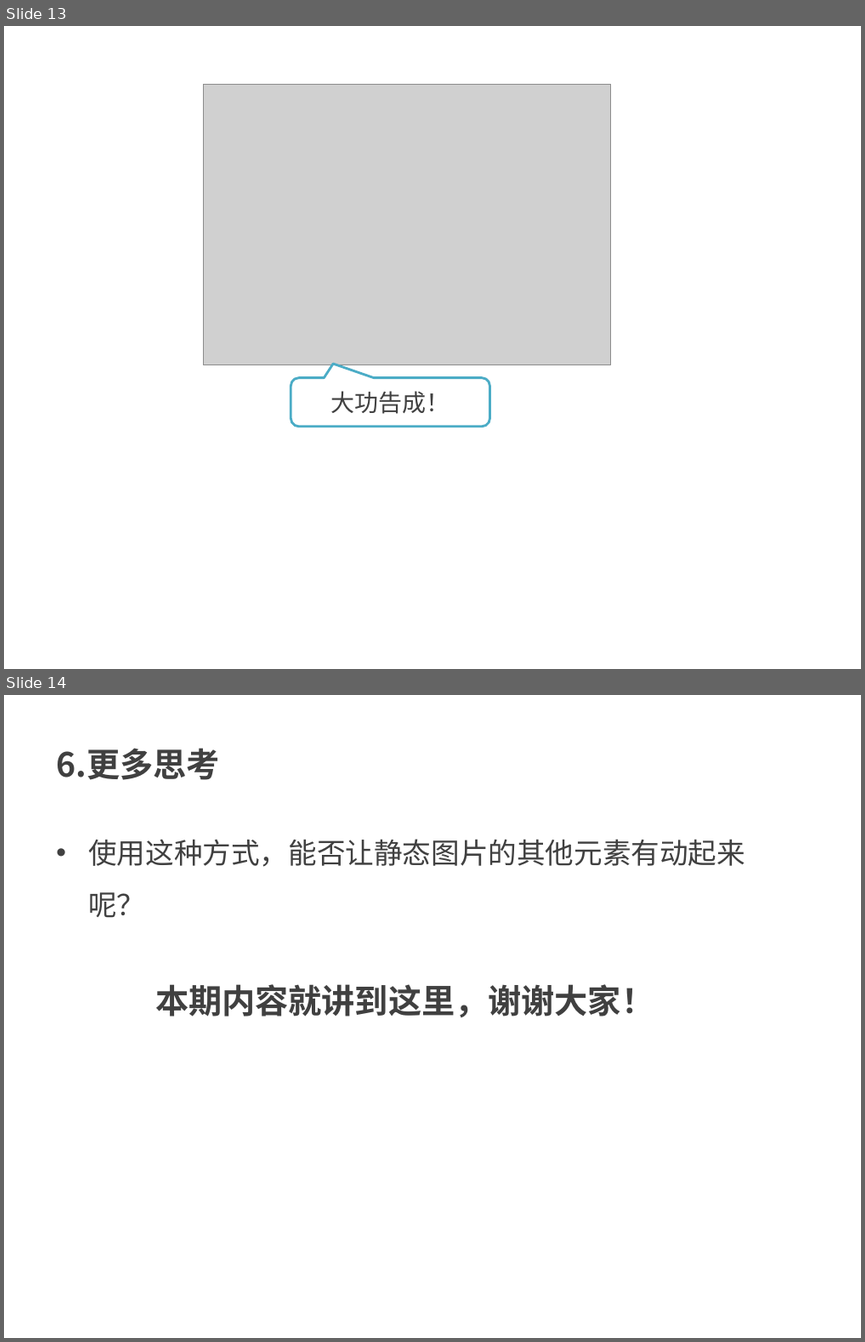
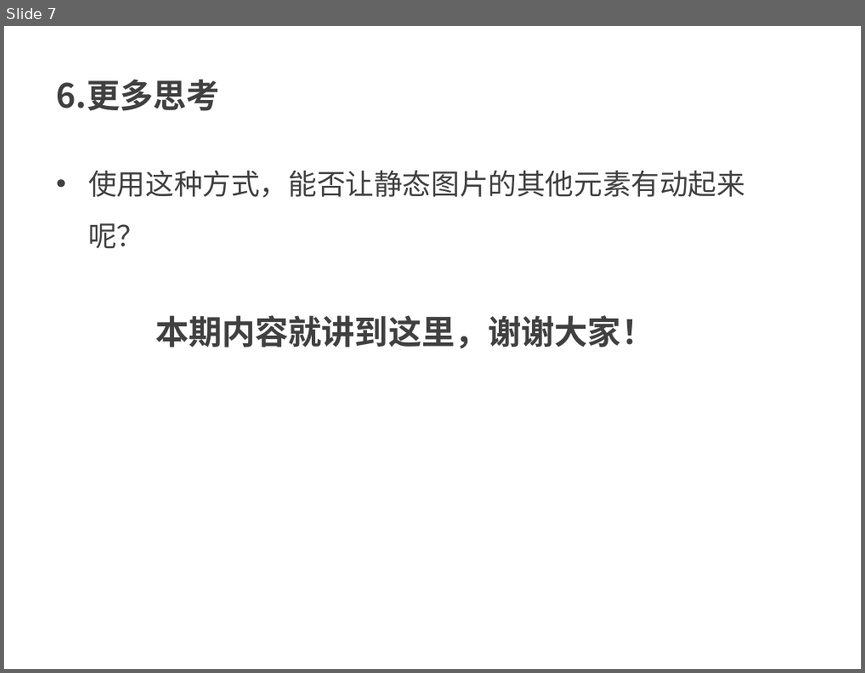
Before and after one commit to kong66/webAni, a slide deck: 17-svg-filter-text-screen/17.pptx. Shown one above the other, each under a label of ours: slides 13 and 14 before the commit, slide 7 after it. The pictures are 865x1342 and 865x673 pixels, drawn with LibreOffice and Linux fonts; fonts in the diff are those of the drawing; grey boxes stand for pictures. Boxes give left, top, right and bottom in pixels: in the first picture for what was removed or moved away, otherwise in the second. Text is boxed around its words. In the diff, an @@ line names an element or a change of style, - is before the commit and + after.

```diff
--- a/17-svg-filter-text-screen/17.pptx
+++ b/17-svg-filter-text-screen/17.pptx
@@ slide 13 removed at bbox=[4, 26, 861, 669], background #FFFFFF @@
@@ picture removed at bbox=[203, 85, 611, 364] @@
@@ rounded speech box removed at bbox=[291, 377, 490, 426] @@
-大功告成！
@@ what was slide 14 is now slide 7 @@
```
Also in this commit, not shown: 4 slides changed, 2 slides added, 8 other slides removed, 2 other files.
